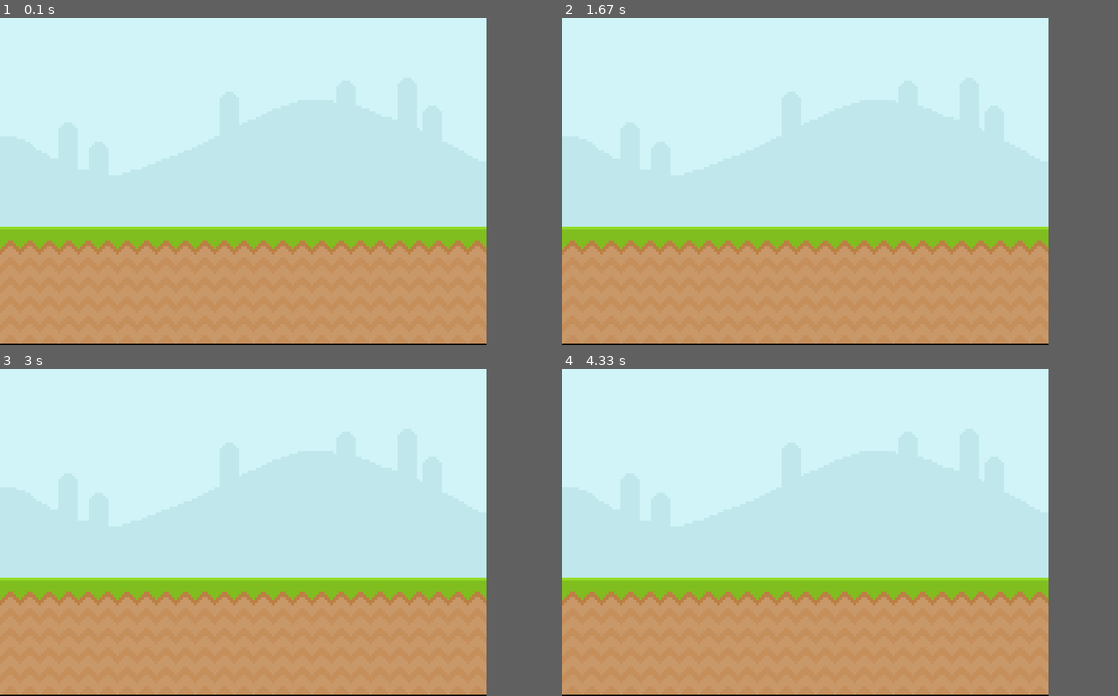
Above: before the commit, frames 1-4 (two rows, left to right).
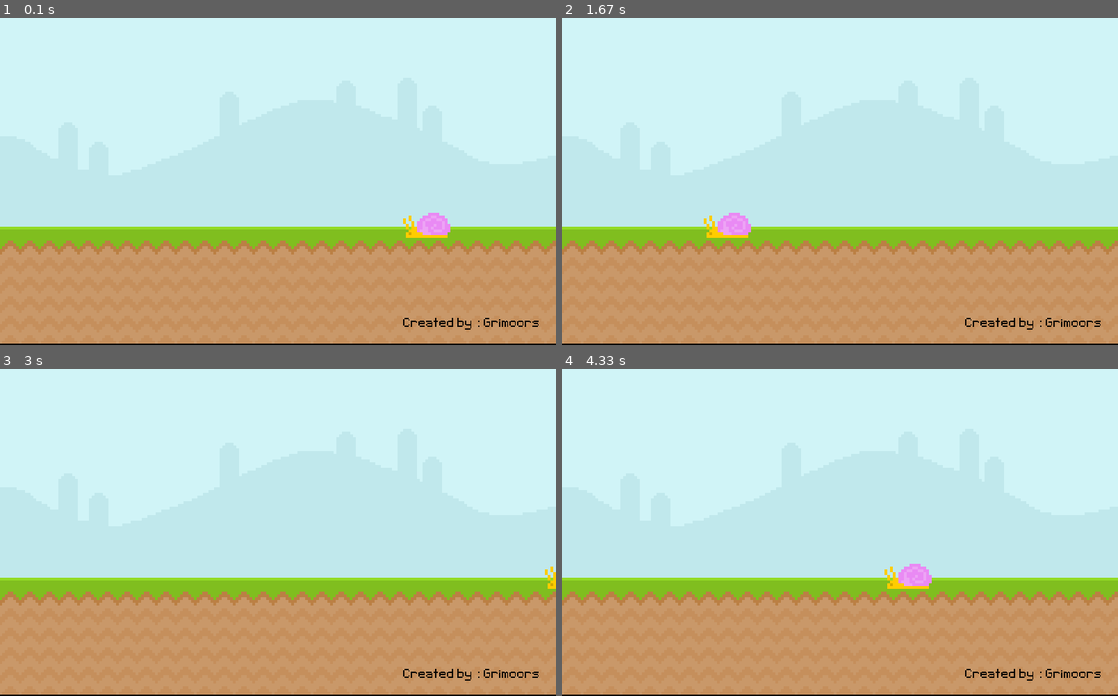
Above: after the commit, the same moments.

Repository: Grimoors/RunnerGamePy
Game: pygame game, started from RunnerGame-pygame-basic/1-start.py
Same seed, same stepped clock (60 frames per second), same inputs: the game is played once before the commit and once after it.
Inputs:
- Up to frame 1 (0.1 s): no input
- Up to frame 2 (1.67 s): no input
- Up to frame 3 (3 s): no input
- Up to frame 4 (4.33 s): no input
In our replay, the window is 700x470 before the commit and 800x470 after it. These sizes can differ from the game's own. Grey fills any space a smaller window leaves; there, only what the larger window draws over its background counts as a difference.

The runs differ from the first frame. In frame 1, 5.1% of the frame differs, in the area x 72-100%, y 59-100%; in frame 2, 5.1%; in frame 3, 4.7%; in frame 4, 5.1%.

Commit message:
Update 1-start.py
Added the snail

Diff:
--- a/RunnerGame-pygame-basic/1-start.py
+++ b/RunnerGame-pygame-basic/1-start.py
@@ -2,13 +2,18 @@
 import sys as sys
 
 pygame.init()
-screen = pygame.display.set_mode((700,470))
+screen = pygame.display.set_mode((800,470))
 pygame.display.set_caption("Runner UI")
 clock = pygame.time.Clock()
+test_font= pygame.font.Font('font/Pixeltype.ttf', 30)
 
-sky_surface = pygame.image.load('./graphics/Sky.png')
-ground_surface = pygame.image.load ( './graphics/ground.png' )
-#//test_surface.fill('ghostwhite')
+sky_surface = pygame.image.load('graphics/Sky.png')
+ground_surface = pygame.image.load ( 'graphics/ground.png' )
+text_surface= test_font.render("Created by : Grimoors",True,'Black')
+
+snail_surface = pygame.image.load('graphics/snail/snail1.png')
+snail_x_pos=600
+
 
 while True:
     for event in pygame.event.get():
@@ -18,6 +23,12 @@
     #draw all elements
     screen.blit(sky_surface,(0,0))
     screen.blit(ground_surface,(0,300))
+    screen.blit(text_surface,(580,430))
+
+    screen.blit(snail_surface,(snail_x_pos,280))
+    snail_x_pos-=4
+    if(snail_x_pos)<=-100: snail_x_pos=800
+
 
     #update everything
     pygame.display.update()
